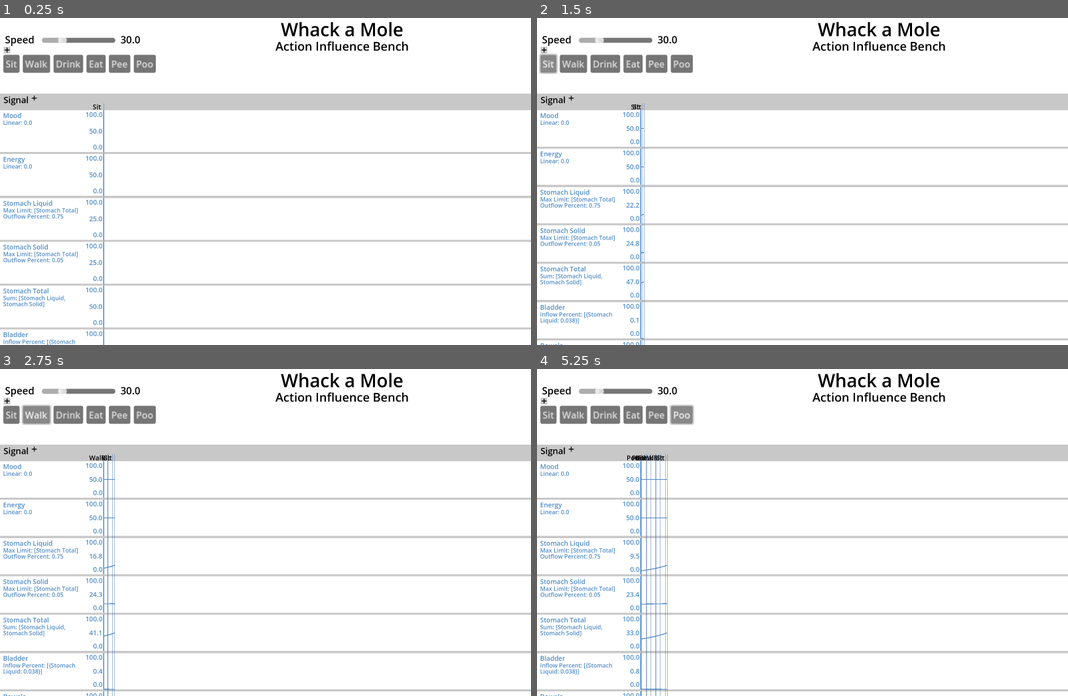
Above: before the commit, frames 1-4 (two rows, left to right).
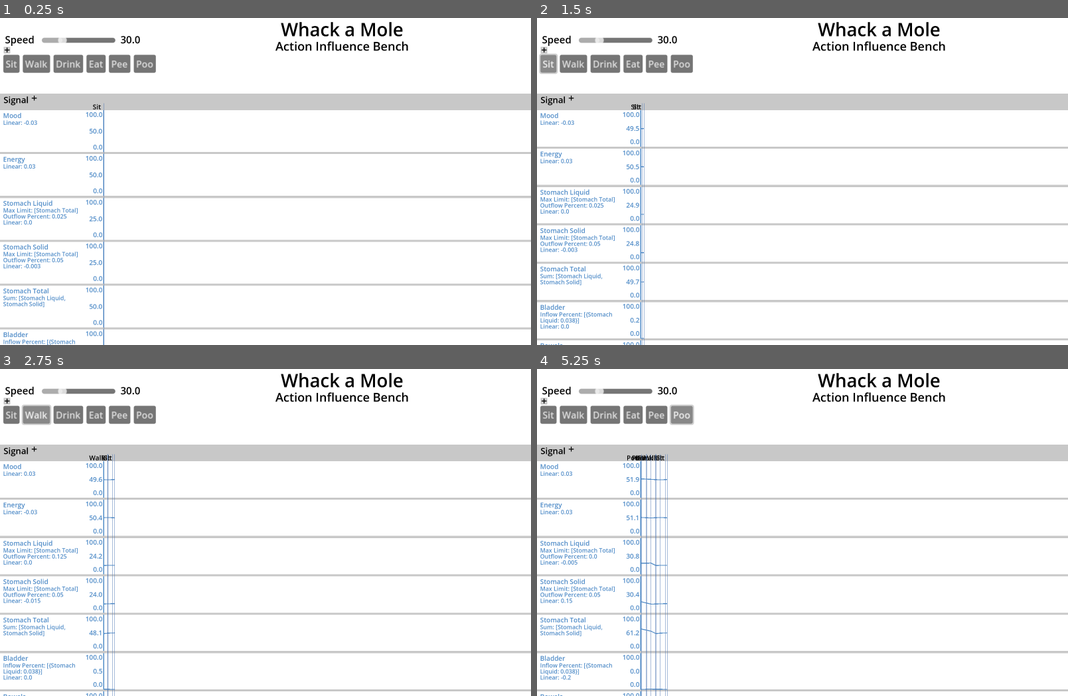
Above: after the commit, the same moments.

Repository: steampunkmind/mitw-action-influence-bench
Game: Godot game, scene res://bench.tscn
Two runs of this game, one before a commit and one after it. Both use one fixed random seed, a clock stepped at 60 frames per second and the inputs below.
Inputs (mouse positions are in pixels of both pictures, inside the frame that each line leads up to):
- Up to frame 1 (0.25 s): no input
- Up to frame 2 (1.5 s): click (568, 99) at 0.52 s; click "Sit" at 1.25 s
- Up to frame 3 (2.75 s): click "Walk" at 2 s
- Up to frame 4 (5.25 s): click "Drink" at 2.75 s; click "Eat" at 3.5 s; click "Pee" at 4.25 s; click "Poo" at 5 s

The runs differ from the first frame. In frame 1, 0.1% of the frame differs, in the area x 0-13%, y 31-77%; in frame 2, 0.2%; in frame 3, 0.3%; in frame 4, 0.4%, in the area x 0-25%, y 31-99%.

Commit message:
Sets signal formulas.

Diff:
--- a/action_buttons.gd
+++ b/action_buttons.gd
@@ -19,7 +19,15 @@
 		for signal_name: String in dict_influence:
 			var influence = Influence.new()
 			influence.signal_name = signal_name
-			# add formulas here
+
+			# expressions was originally an array,
+			# but an array is not needed so just use the first item in the array
+			var expressions = dict_influence.get(signal_name)
+			if (expressions.size() > 0):
+				var formula = Formula.new()
+				formula.expressions = expressions.get(0)
+				influence.formula = formula
+
 			action.influences.append(influence)
 		actions.insert(actions.size(), action)
 	get_parent().actions = actions
--- a/formula.gd
+++ b/formula.gd
@@ -1,3 +1,3 @@
 class_name Formula extends RefCounted
 
-var name: String
+var expressions: Dictionary
--- a/influence.gd
+++ b/influence.gd
@@ -1,4 +1,4 @@
 class_name Influence extends RefCounted
 
 var signal_name: String
-var formulas: Array[Formula]
+var formula: Formula
--- a/signal_graph.gd
+++ b/signal_graph.gd
@@ -101,12 +101,9 @@
 	action_lines.insert(0, new_action_line)
 
 	## Set influences
-	var influences = action.influences
-	if (influences != null):
-		for influence: Influence in influences:
-			#TEMP
-			print(influence.signal_name)
-			print(influence.formulas)
+	for influence: Influence in action.influences:
+		var signal_graph_row = signal_graph_rows.get(influence.signal_name)
+		signal_graph_row.set_formula(influence.formula)
 
 
 ### Support for signal graph rows ###
--- a/signal_graph_row.gd
+++ b/signal_graph_row.gd
@@ -85,10 +85,9 @@
 	line.add_point(point)
 
 
-func set_formulas(formulas: Array) -> void:
-	for formula: Dictionary in formulas:
-		for key: String in formula:
-			signal_formulas.set(key, formula.get(key))
+func set_formula(formula: Formula) -> void:
+	for key: String in formula.expressions:
+		signal_formulas.set(key, formula.expressions.get(key))
 	update_formulas_text()
 
 
